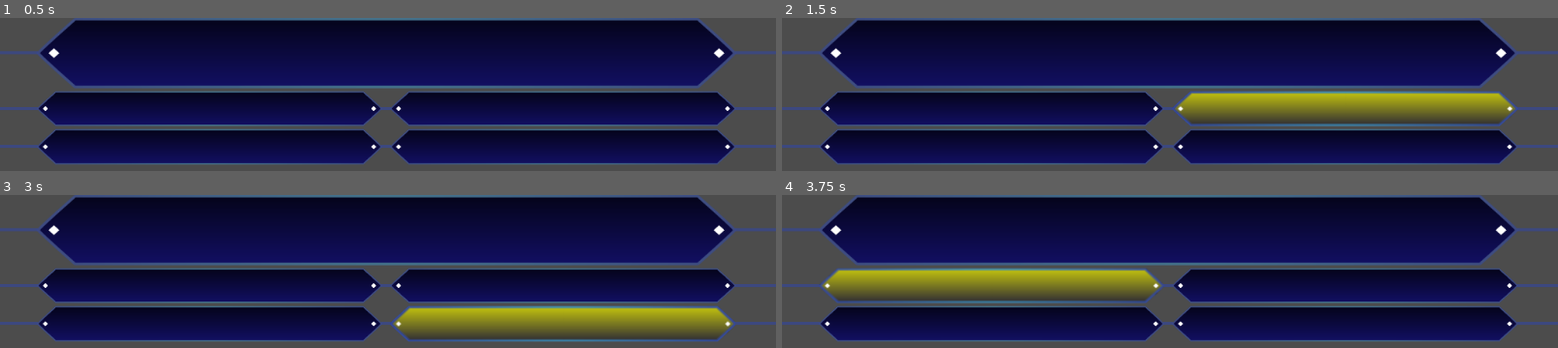
Above: before the commit, frames 1-4 (two rows, left to right).
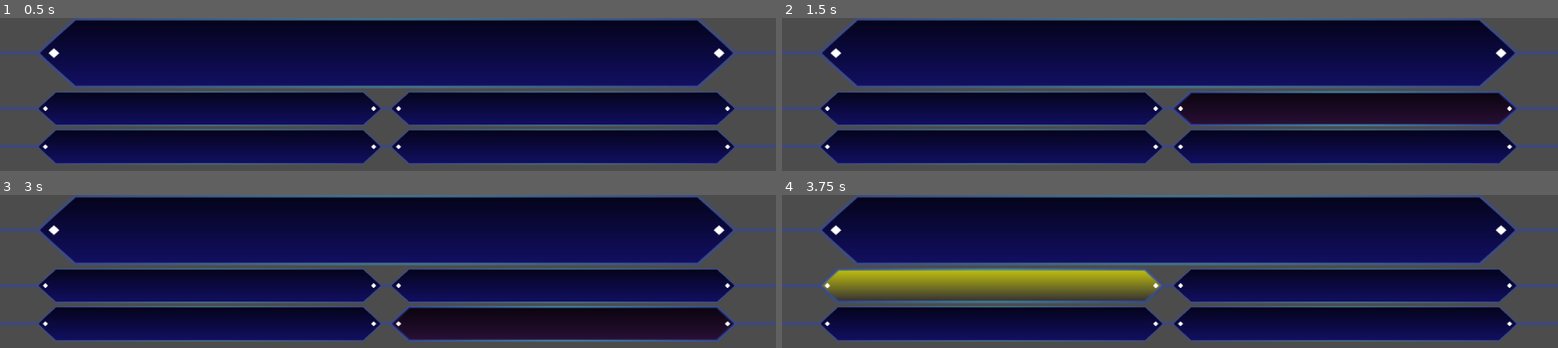
Above: after the commit, the same moments.

Repository: MathiasBaumgartinger/MillionaireQuiz
Game: Godot game, scene res://MillonaireQuiz.tscn
The game is run twice, just before and just after one commit, with the same random seed, the same clock (stepped at 60 frames per second) and the same inputs.
Inputs (mouse positions are in pixels of both pictures, inside the frame that each line leads up to):
- Up to frame 1 (0.5 s): no input
- Up to frame 2 (1.5 s): click (991, 108) at 0.5 s; click (1348, 108) at 1.25 s
- Up to frame 3 (3 s): click (209, 323) at 2 s; click (566, 323) at 2.75 s
- Up to frame 4 (3.75 s): click (991, 285) at 3.5 s

Frame 1 is identical in both runs. In frame 2, 8.8% of the frame differs, in the area x 50-95%, y 48-70%; in frame 3, 8.9%, in the area x 50-95%, y 73-95%; in frame 4, less than 0.1%.

Commit message:
Updated theme

Diff:
--- a/MillonaireTheme.tres
+++ b/MillonaireTheme.tres
@@ -1,12 +1,13 @@
-[gd_resource type="Theme" load_steps=9 format=2]
+[gd_resource type="Theme" load_steps=10 format=2]
 
 [ext_resource path="res://ThemeElements/TemplateNormal.tres" type="StyleBox" id=1]
 [ext_resource path="res://Resoures/StyleTemplateHover.png" type="Texture" id=2]
 [ext_resource path="res://Resoures/StyleTemplateLocked.svg" type="Texture" id=3]
+[ext_resource path="res://Resoures/StyleFocus.png" type="Texture" id=4]
 
-[sub_resource type="StyleBoxTexture" id=2]
-texture = ExtResource( 3 )
-region_rect = Rect2( 0, 0, 388, 44 )
+[sub_resource type="StyleBoxTexture" id=7]
+texture = ExtResource( 4 )
+region_rect = Rect2( 0, 0, 1214, 138 )
 
 [sub_resource type="StyleBoxTexture" id=1]
 texture = ExtResource( 2 )
@@ -28,7 +29,7 @@
 
 [resource]
 Button/styles/disabled = ExtResource( 1 )
-Button/styles/focus = SubResource( 2 )
+Button/styles/focus = SubResource( 7 )
 Button/styles/hover = SubResource( 1 )
 Button/styles/normal = ExtResource( 1 )
 Button/styles/pressed = SubResource( 3 )
